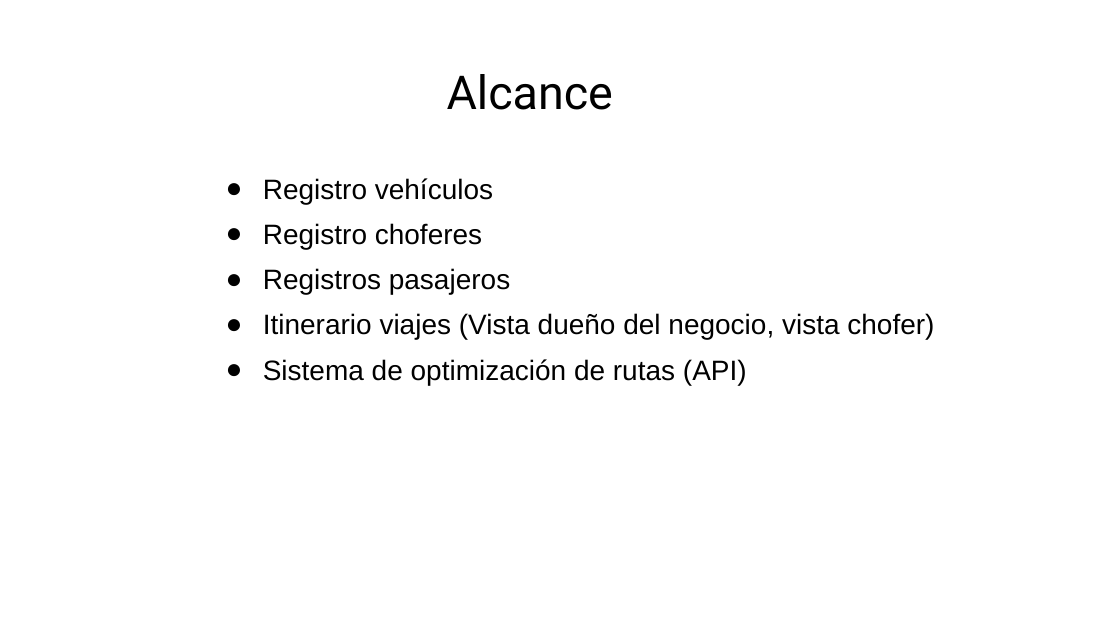
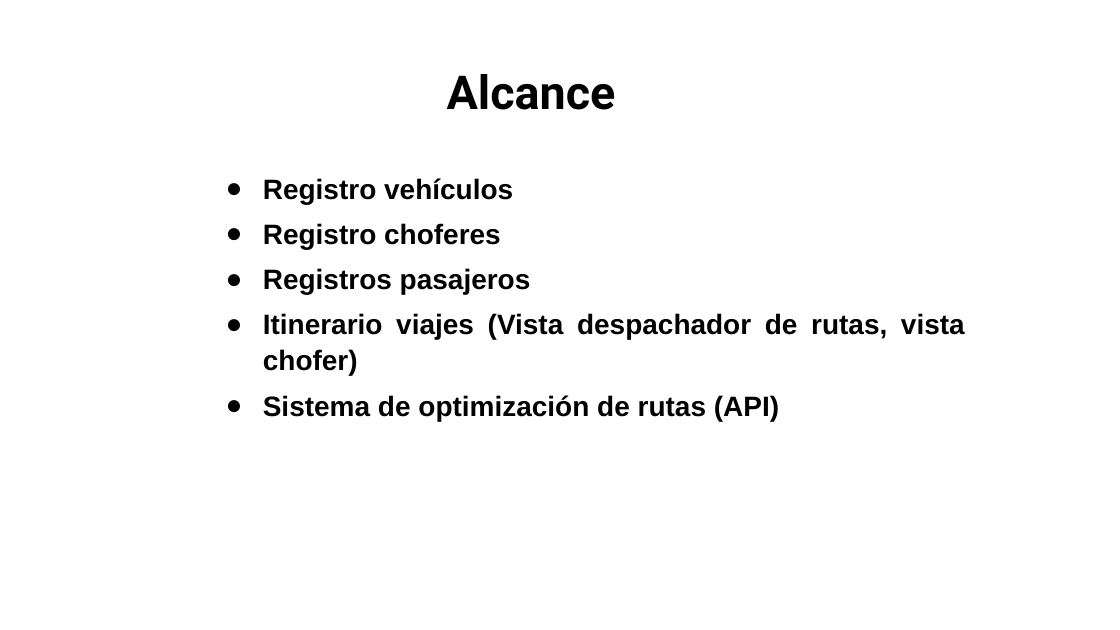
Before and after one commit to Ikvillaseca/capstoneADI, a slide deck: slide 3 of Fase 3/Evidencias Grupales/Presentación Final del proyecto (Español).pptx. Drawn at 1120x630 pixels with LibreOffice and Linux fonts; fonts in the diff are those of the drawing; background and template pictures are left out. Boxes give left, top, right and bottom in pixels: in the first picture for what was removed or moved away, otherwise in the second. Text is boxed around its words. In the diff, an @@ line names an element or a change of style, - is before the commit and + after.

```diff
--- a/Fase 3/Evidencias Grupales/Presentación Final del proyecto (Español).pptx
+++ b/Fase 3/Evidencias Grupales/Presentación Final del proyecto (Español).pptx
@@ title "Alcance" at [447, 74, 616, 110]: bold on @@
@@ text at [263, 178, 779, 421]: bold on in "Registro vehículos", "Registro choferes", "Registros pasajeros", "Sistema de optimización de rutas (API)" @@
@@ text at [263, 313, 965, 375]: text changed; bold on @@
-● Itinerario viajes (Vista dueño del negocio, vista chofer)
+● Itinerario viajes (Vista despachador de rutas, vista chofer)
```
Also in this commit, not shown: 19 other slides changed, 15 slides added, 4 slides removed.
